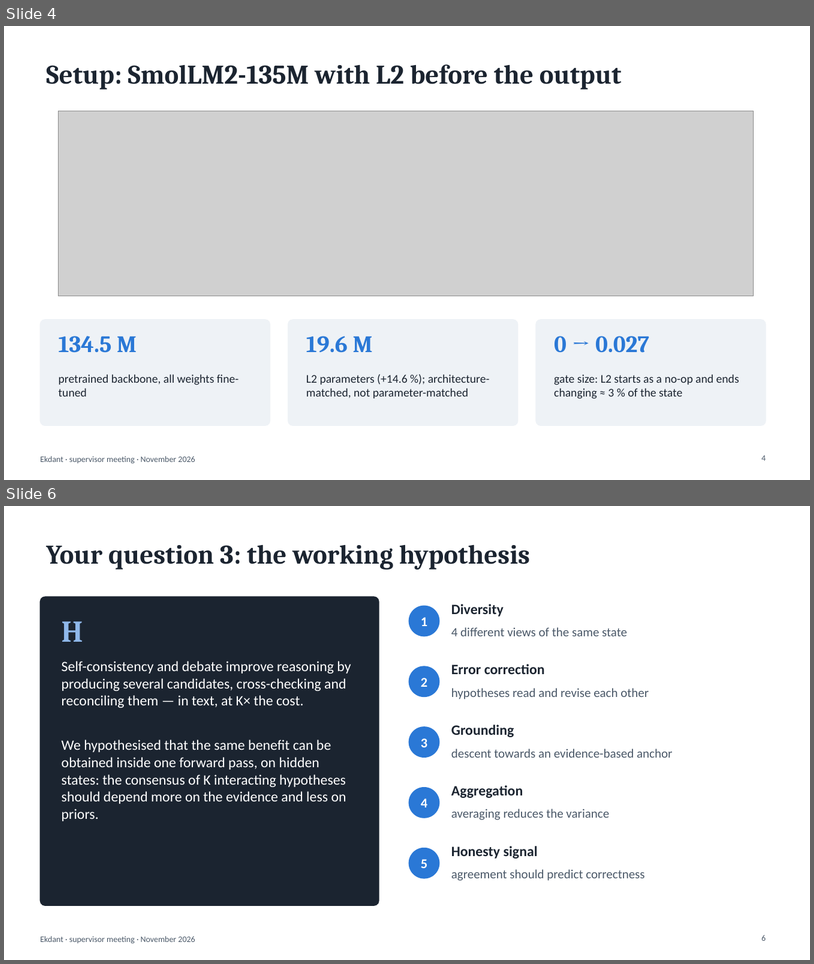
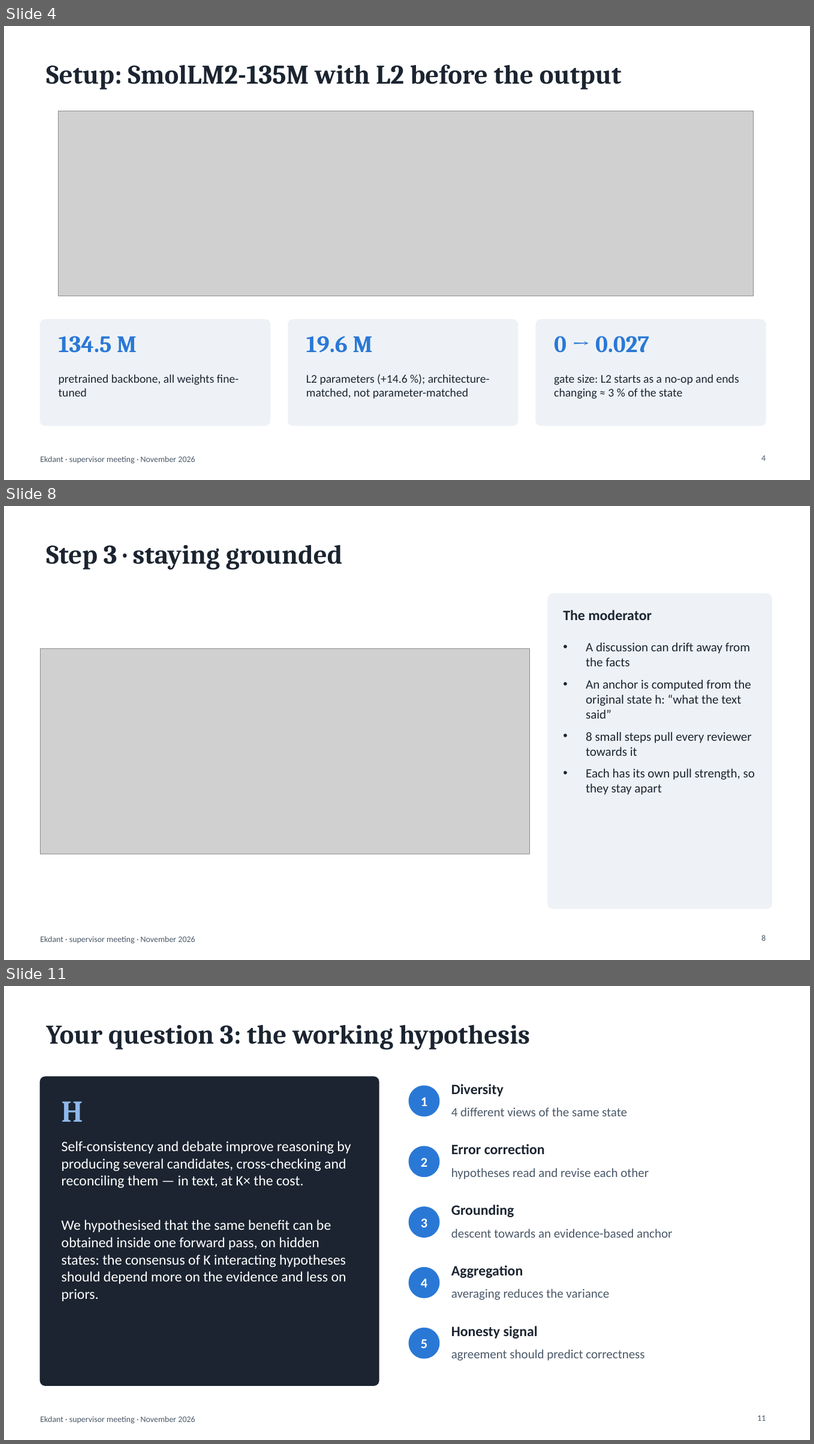
Before and after one commit to N0t-Harshil/Ekdant-LLM, a slide deck: 08-Thesis/report/Ekdant_Supervisor_Meeting.pptx. Shown one above the other, each under a label of ours: slides 4 and 6 before the commit, slides 4, 8 and 11 after it; the slides between them are not shown. The pictures are 814x964 and 814x1444 pixels, drawn with LibreOffice and Linux fonts; fonts in the diff are those of the drawing; grey boxes stand for pictures. Boxes give left, top, right and bottom in pixels: in the first picture for what was removed or moved away, otherwise in the second. Text is boxed around its words. In the diff, an @@ line names an element or a change of style, - is before the commit and + after.

```diff
--- a/08-Thesis/report/Ekdant_Supervisor_Meeting.pptx
+++ b/08-Thesis/report/Ekdant_Supervisor_Meeting.pptx
@@ slide 8 added at [4, 506, 810, 960], background #FFFFFF; not listed: 1 template element that a slide beside it also shows @@
@@ title added at [46, 545, 343, 570], 32 pt, text #1B2430, bold @@
+Step 3 · staying grounded
@@ rounded rectangle added at [548, 594, 772, 908], fill #EEF2F6, outline #EEF2F6 1 pt @@
@@ text added at [563, 610, 652, 620], 17 pt, text #1B2430, bold @@
+The moderator
@@ picture added at [40, 648, 530, 853] @@
@@ text added at [586, 642, 755, 795], 15 pt, text #1B2430 @@
+• A discussion can drift away from the facts
+• An anchor is computed from the original state h: “what the text said”
+• 8 small steps pull every reviewer towards it
+• Each has its own pull strength, so they stay apart
@@ page number added at [762, 934, 766, 940], 10 pt, text #4A5868 @@
+8
@@ what was slide 6 is now slide 11 @@
@@ page number at [758, 1415, 766, 1420]: text changed @@
-6
+11
```
Also in this commit, not shown: 7 slides changed, 6 other slides added, 4 other files.
